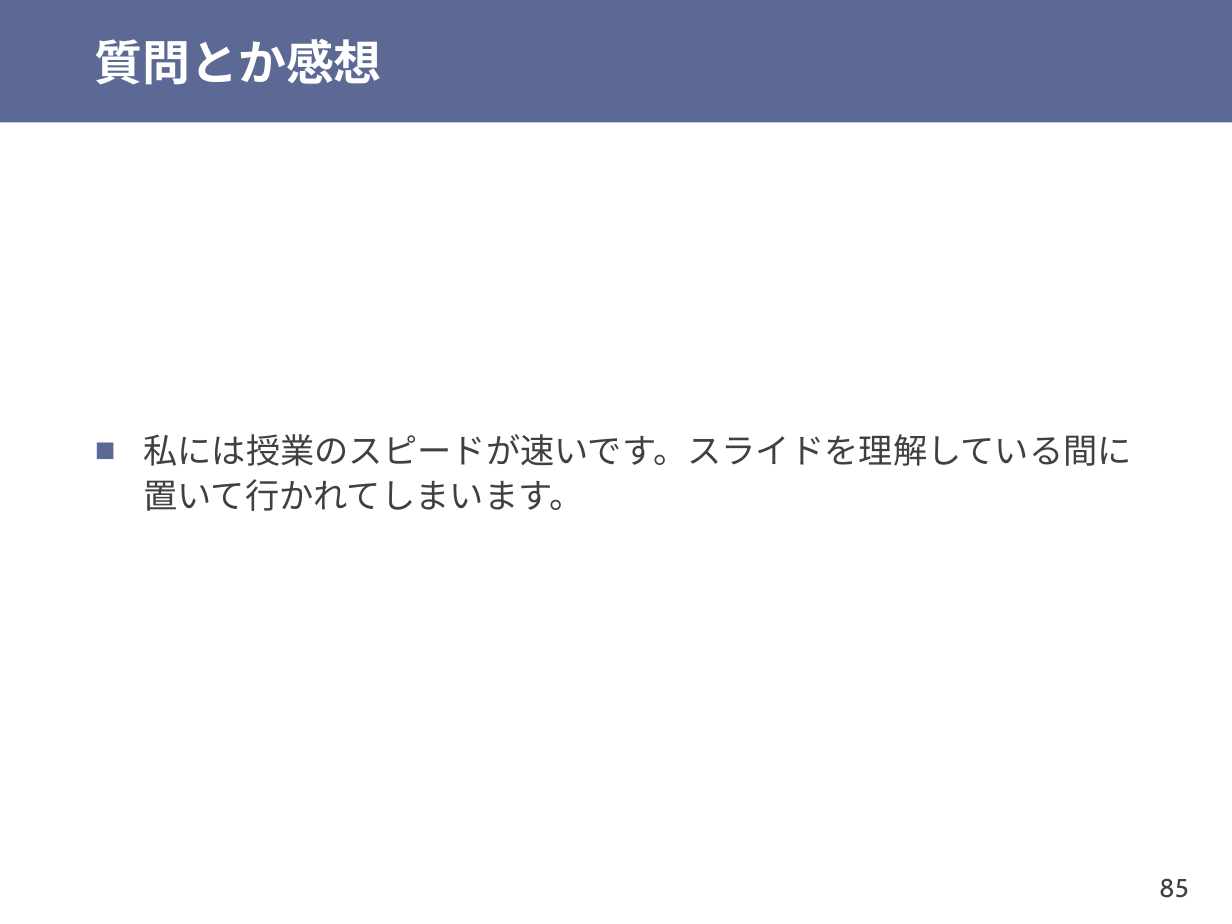
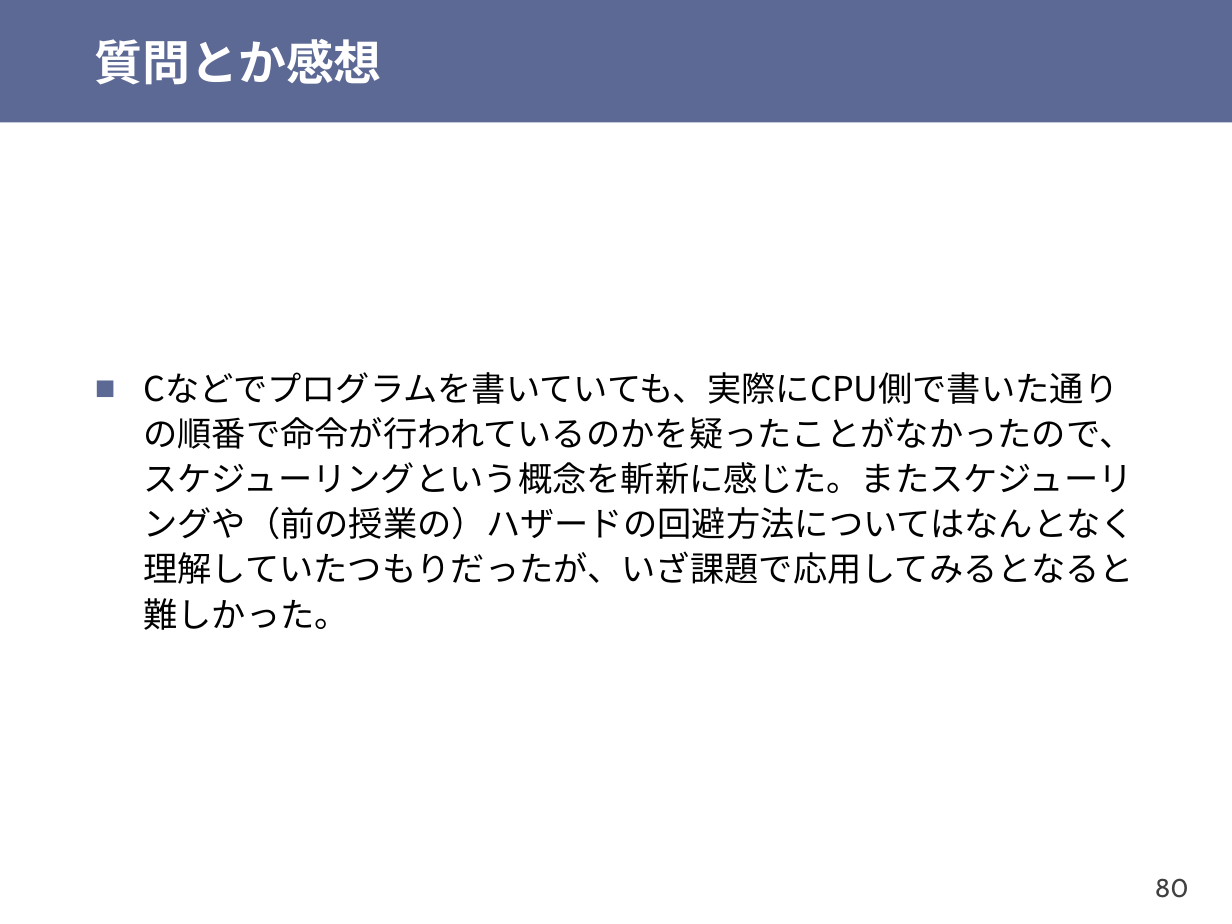
Before and after one commit to shioyadan/otya-computer-architecture-i, a slide deck: slide 80 of cai-shioya-08.pptx (slide 85 before the commit). Drawn at 1232x924 pixels with LibreOffice and Linux fonts; fonts in the diff are those of the drawing. Boxes give left, top, right and bottom in pixels: in the first picture for what was removed or moved away, otherwise in the second. Text is boxed around its words. In the diff, an @@ line names an element or a change of style, - is before the commit and + after.

```diff
--- a/cai-shioya-08.pptx
+++ b/cai-shioya-08.pptx
@@ text at (143,372,1135,630): text changed; font Cabin to Noto Sans CJK JP; text colour #404040 to #000000 @@
-■ 私には授業のスピードが速いです。スライドを理解している間に置いて行かれてしまいます。
+■ Cなどでプログラムを書いていても、実際にCPU側で書いた通りの順番で命令が行われているのかを疑ったことがなかったので、スケジューリングという概念を斬新に感じた。またスケジューリングや（前の授業の）ハザードの回避方法についてはなんとなく理解していたつもりだったが、いざ課題で応用してみるとなると難しかった。
@@ page number at (1155,878,1189,898): text changed @@
-85
+80
```
Also in this commit, not shown: 24 other slides changed, 5 slides added, 9 slides removed, 1 other file.
